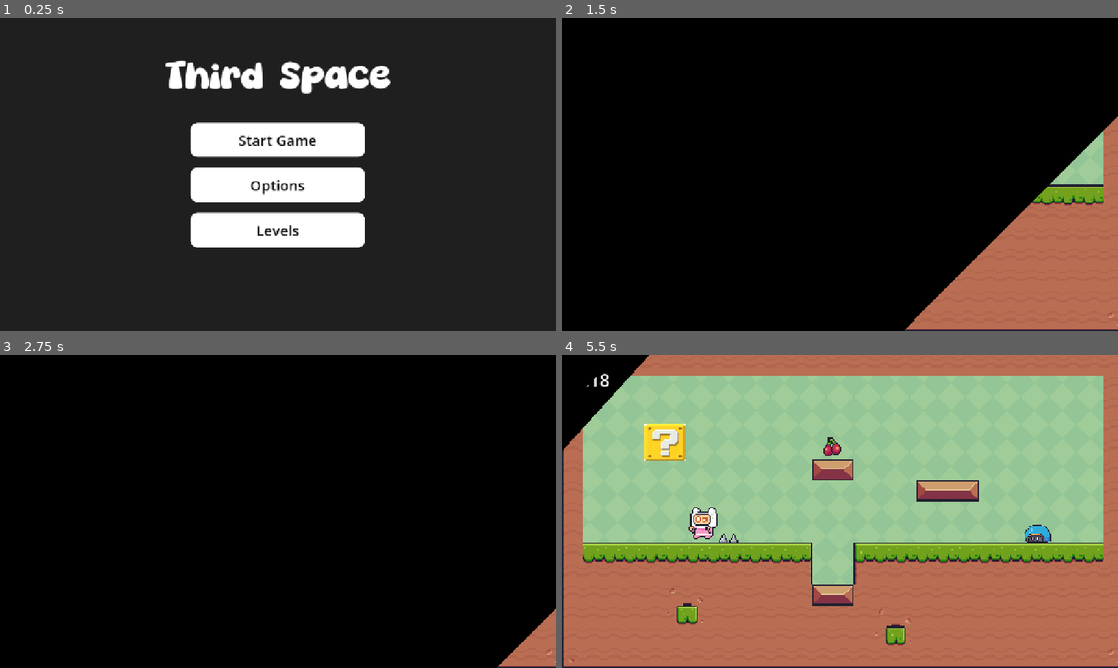
Above: before the commit, frames 1-4 (two rows, left to right).
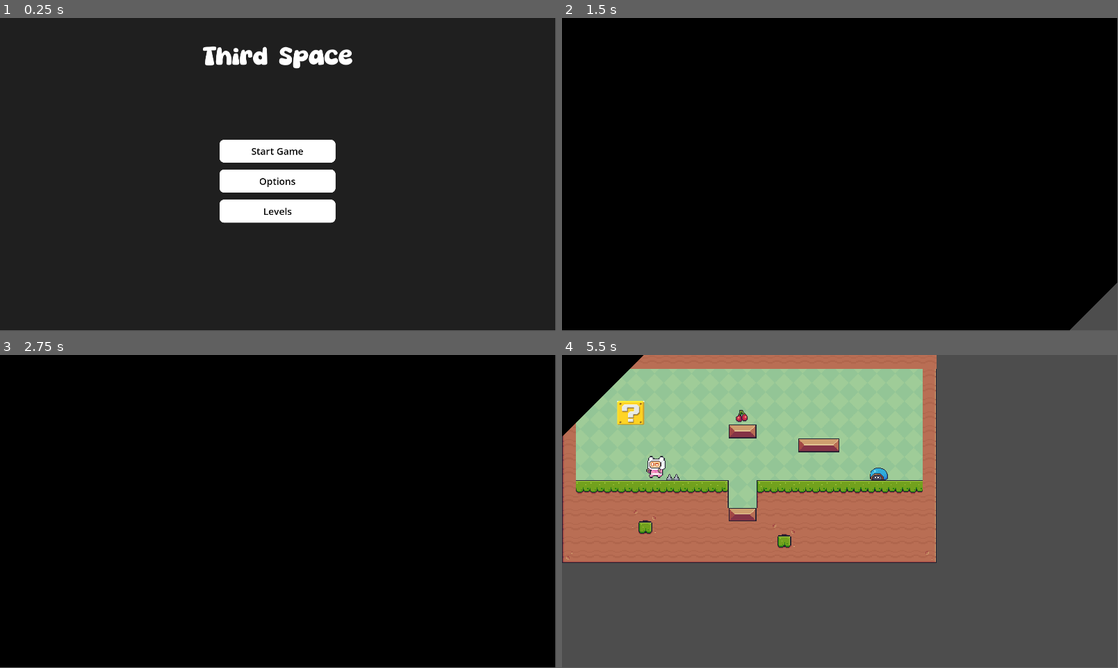
Above: after the commit, the same moments.

Repository: SmoothAsphaltRoads/thirdspacegame
Game: Godot game, scene res://scenes/main_menu.tscn
Two runs of this game, one before a commit and one after it. Both use one fixed random seed, a clock stepped at 60 frames per second and the inputs below.
Inputs (mouse positions are in pixels of both pictures, inside the frame that each line leads up to):
- Up to frame 1 (0.25 s): no input
- Up to frame 2 (1.5 s): click "Start Game" at 0.5 s; click "Start Game" at 1.25 s
- Up to frame 3 (2.75 s): tap Enter at 2 s; move the mouse to (400, 495) at 2.02 s; hold D (right) from 2.03 s (still down); tap N (next) at 2.1 s; click (400, 495) at 2.17 s; tap W (jump) at 2.27 s
- Up to frame 4 (5.5 s): move the mouse to (728, 527) at 2.77 s; tap Alt at 2.85, 5.1 s; tap W (jump) at 3.02, 4.52, 5.27 s; tap R (restart) at 3.5, 4.25 s; move the mouse to (895, 442) at 3.52 s; release D (right) at 3.53 s; hold A (left) 3.53-4.28 s; tap Shift at 3.6 s; move the mouse to (812, 574) at 4.27 s; hold D (right) from 4.28 s (still down); tap N (next) at 4.35 s; click (812, 574) at 4.42 s; move the mouse to (1006, 558) at 5.02 s
In our replay, the window is 800x450 before the commit and 799x449 after it. These sizes can differ from the game's own. Grey fills any space a smaller window leaves; there, only what the larger window draws over its background counts as a difference.

The runs differ from the first frame. In frame 1, 12% of the frame differs, in the area x 29-71%, y 9-74%; in frame 2, 13%; in frame 3, 1.0%; in frame 4, 77%, in the area x 0-100%, y 0-100%.

Commit message:
viewport increase

Diff:
--- a/project.godot
+++ b/project.godot
@@ -27,11 +27,10 @@
 
 [display]
 
-window/size/viewport_width=1280
-window/size/viewport_height=720
+window/size/viewport_width=1920
+window/size/viewport_height=1080
 window/subwindows/embed_subwindows=false
-window/stretch/mode="canvas_items"
-window/stretch/aspect="expand"
+window/stretch/aspect="ignore"
 
 [editor_plugins]
 
--- a/scenes/transition.tscn
+++ b/scenes/transition.tscn
@@ -30,7 +30,7 @@
 "times": PackedFloat32Array(0, 0.7),
 "transitions": PackedFloat32Array(1, 1),
 "update": 0,
-"values": [Vector2(-992, -2472), Vector2(176, -1500)]
+"values": [Vector2(-1567, -3342.0002), Vector2(235.99988, -1924.0002)]
 }
 
 [sub_resource type="Animation" id="Animation_f0i4t"]
@@ -46,7 +46,7 @@
 "times": PackedFloat32Array(0, 0.7),
 "transitions": PackedFloat32Array(1, 1),
 "update": 0,
-"values": [Vector2(176, -1500.0001), Vector2(-992, -2472)]
+"values": [Vector2(235.99988, -1924.0002), Vector2(-2010.0001, -3648.0002)]
 }
 
 [sub_resource type="AnimationLibrary" id="AnimationLibrary_f0i4t"]
@@ -63,8 +63,8 @@
 [node name="wipe" type="ColorRect" parent="." unique_id=1225271523]
 offset_left = -1538.0
 offset_top = -82.0
-offset_right = 895.855
-offset_bottom = 1706.9305
+offset_right = 2462.938
+offset_bottom = 2918.8086
 rotation = 0.7853982
 color = Color(0, 0, 0, 1)
 
--- /dev/null
+++ b/terrain_tileset.tres
@@ -0,0 +1,167 @@
+[gd_resource type="TileSet" format=3 uid="uid://ccnk880u5c08d"]
+
+[ext_resource type="Texture2D" uid="uid://bjwke75li8xdh" path="res://assets/tilemap/terrain.png" id="1_yje5y"]
+
+[sub_resource type="TileSetAtlasSource" id="TileSetAtlasSource_qxy0u"]
+texture = ExtResource("1_yje5y")
+0:0/0 = 0
+1:0/0 = 0
+2:0/0 = 0
+3:0/0 = 0
+4:0/0 = 0
+6:0/0 = 0
+6:0/0/physics_layer_0/polygon_0/points = PackedVector2Array(-8, -8, 8, -8, 8, 8, -8, 8)
+7:0/0 = 0
+7:0/0/physics_layer_0/polygon_0/points = PackedVector2Array(-8, -8, 8, -8, 8, 8, -8, 8)
+8:0/0 = 0
+8:0/0/physics_layer_0/polygon_0/points = PackedVector2Array(-8, -8, 8, -8, 8, 8, -8, 8)
+9:0/0 = 0
+9:0/0/physics_layer_0/polygon_0/points = PackedVector2Array(-8, -8, 8, -8, 8, 8, -8, 8)
+10:0/0 = 0
+10:0/0/physics_layer_0/polygon_0/points = PackedVector2Array(-8, -8, 8, -8, 8, 8, -8, 8)
+12:0/0 = 0
+13:0/0 = 0
+14:0/0 = 0
+15:0/0 = 0
+17:0/0 = 0
+18:0/0 = 0
+19:0/0 = 0
+0:1/0 = 0
+1:1/0 = 0
+2:1/0 = 0
+3:1/0 = 0
+4:1/0 = 0
+6:1/0 = 0
+6:1/0/physics_layer_0/polygon_0/points = PackedVector2Array(-8, -8, 8, -8, 8, 8, -8, 8)
+7:1/0 = 0
+7:1/0/physics_layer_0/polygon_0/points = PackedVector2Array(-8, -8, 8, -8, 8, 8, -8, 8)
+8:1/0 = 0
+8:1/0/physics_layer_0/polygon_0/points = PackedVector2Array(-8, -8, 8, -8, 8, 8, -8, 8)
+9:1/0 = 0
+9:1/0/physics_layer_0/polygon_0/points = PackedVector2Array(-8, -8, 8, -8, 8, 8, -8, 8)
+10:1/0 = 0
+10:1/0/physics_layer_0/polygon_0/points = PackedVector2Array(-8, -8, 8, -8, 8, 8, -8, 8)
+12:1/0 = 0
+13:1/0 = 0
+14:1/0 = 0
+15:1/0 = 0
+17:1/0 = 0
+18:1/0 = 0
+19:1/0 = 0
+0:2/0 = 0
+1:2/0 = 0
+2:2/0 = 0
+6:2/0 = 0
+6:2/0/physics_layer_0/polygon_0/points = PackedVector2Array(-8, -8, 8, -8, 8, 8, -8, 8)
+7:2/0 = 0
+7:2/0/physics_layer_0/polygon_0/points = PackedVector2Array(-8, -8, 8, -8, 8, 8, -8, 8)
+8:2/0 = 0
+8:2/0/physics_layer_0/polygon_0/points = PackedVector2Array(-8, -8, 8, -8, 8, 8, -8, 8)
+13:2/0 = 0
+14:2/0 = 0
+15:2/0 = 0
+17:2/0 = 0
+18:2/0 = 0
+19:2/0 = 0
+0:4/0 = 0
+1:4/0 = 0
+2:4/0 = 0
+3:4/0 = 0
+4:4/0 = 0
+6:4/0 = 0
+7:4/0 = 0
+8:4/0 = 0
+9:4/0 = 0
+10:4/0 = 0
+12:4/0 = 0
+13:4/0 = 0
+14:4/0 = 0
+15:4/0 = 0
+17:4/0 = 0
+18:4/0 = 0
+19:4/0 = 0
+20:4/0 = 0
+21:4/0 = 0
+0:5/0 = 0
+1:5/0 = 0
+2:5/0 = 0
+3:5/0 = 0
+4:5/0 = 0
+6:5/0 = 0
+7:5/0 = 0
+8:5/0 = 0
+9:5/0 = 0
+10:5/0 = 0
+12:5/0 = 0
+13:5/0 = 0
+14:5/0 = 0
+15:5/0 = 0
+17:5/0 = 0
+18:5/0 = 0
+19:5/0 = 0
+20:5/0 = 0
+21:5/0 = 0
+0:6/0 = 0
+1:6/0 = 0
+2:6/0 = 0
+6:6/0 = 0
+7:6/0 = 0
+8:6/0 = 0
+13:6/0 = 0
+14:6/0 = 0
+15:6/0 = 0
+17:6/0 = 0
+18:6/0 = 0
+19:6/0 = 0
+0:8/0 = 0
+1:8/0 = 0
+2:8/0 = 0
+3:8/0 = 0
+4:8/0 = 0
+6:8/0 = 0
+7:8/0 = 0
+8:8/0 = 0
+9:8/0 = 0
+10:8/0 = 0
+12:8/0 = 0
+13:8/0 = 0
+14:8/0 = 0
+15:8/0 = 0
+17:8/0 = 0
+18:8/0 = 0
+19:8/0 = 0
+20:8/0 = 0
+0:9/0 = 0
+1:9/0 = 0
+2:9/0 = 0
+3:9/0 = 0
+4:9/0 = 0
+6:9/0 = 0
+7:9/0 = 0
+8:9/0 = 0
+9:9/0 = 0
+10:9/0 = 0
+12:9/0 = 0
+13:9/0 = 0
+14:9/0 = 0
+15:9/0 = 0
+17:9/0 = 0
+18:9/0 = 0
+19:9/0 = 0
+20:9/0 = 0
+0:10/0 = 0
+1:10/0 = 0
+2:10/0 = 0
+6:10/0 = 0
+7:10/0 = 0
+8:10/0 = 0
+13:10/0 = 0
+14:10/0 = 0
+15:10/0 = 0
+18:10/0 = 0
+19:10/0 = 0
+20:10/0 = 0
+
+[resource]
+physics_layer_0/collision_layer = 1
+sources/0 = SubResource("TileSetAtlasSource_qxy0u")
Binary file added: assets/tilemap/terrain.png
Not shown, added: assets/tilemap/terrain.png.import
Binary file added: assets2/tilemap/Terrain (16x16).png
Not shown, added: assets2/tilemap/Terrain (16x16).png.import
Not shown, added: assets/palette.gpl
Not shown, added: assets/velvet-cherry-gb.gpl
